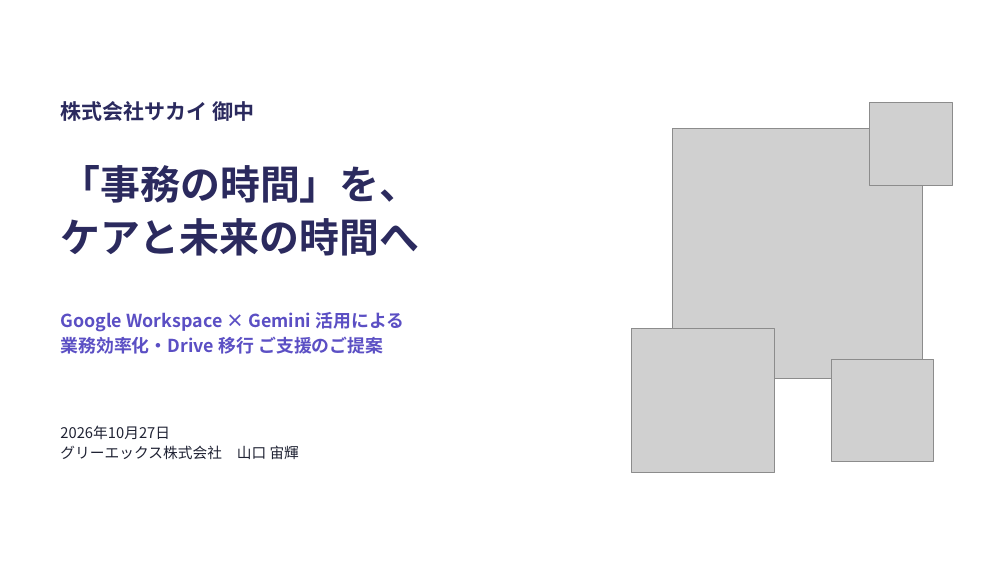
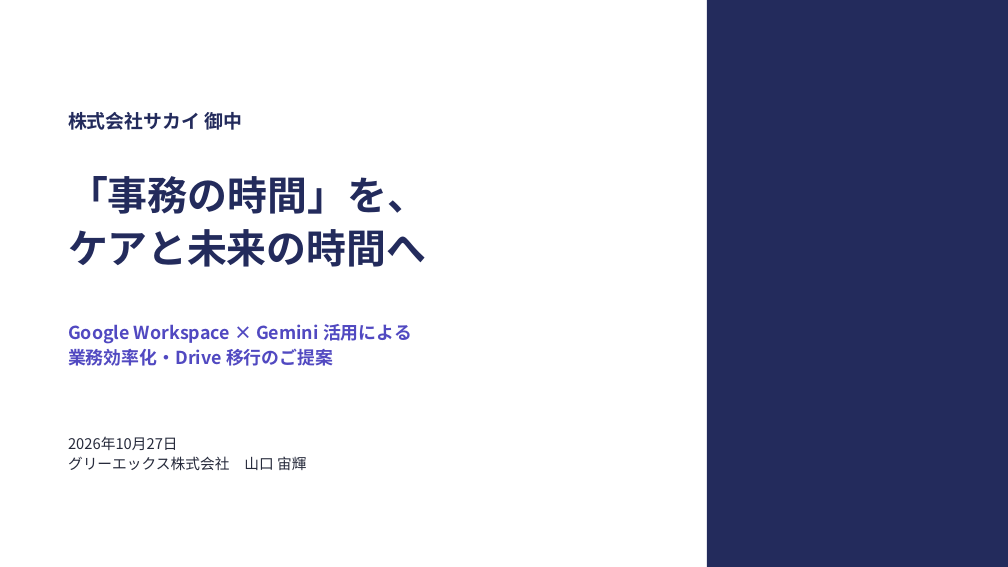
Before and after one commit to hjack0703/sakai, a slide deck: slide 1 of docs/20261027_サカイ様向けご提案_GREEX.pptx. Drawn at 1008x567 pixels with LibreOffice and Linux fonts; fonts in the diff are those of the drawing; grey boxes stand for pictures. Boxes give left, top, right and bottom in pixels: in the first picture for what was removed or moved away, otherwise in the second. Text is boxed around its words. In the diff, an @@ line names an element or a change of style, - is before the commit and + after.

```diff
--- a/docs/20261027_サカイ様向けご提案_GREEX.pptx
+++ b/docs/20261027_サカイ様向けご提案_GREEX.pptx
@@ rectangle added at (707, 0, 1008, 567), fill #232B5C @@
@@ text "株式会社サカイ 御中": place and size @@
-text "株式会社サカイ 御中" at (60, 101, 254, 121)
+text "株式会社サカイ 御中" at (68, 112, 243, 130)
@@ text "株式会社サカイ 御中" at (68, 112, 243, 130): size 20 to 18 pt, text colour #2B2A5E to #232B5C @@
@@ picture removed at (870, 102, 953, 185) @@
@@ picture removed at (673, 129, 923, 378) @@
@@ title "「事務の時間」を、": place and size @@
-title "「事務の時間」を、" at (60, 165, 419, 256)
+title "「事務の時間」を、" at (68, 176, 427, 267)
@@ title "「事務の時間」を、" at (68, 176, 427, 267): text colour #2B2A5E to #232B5C @@
@@ text at (68, 324, 412, 344): text colour #5B4FC4 to #5149C1 in "Google Workspace × Gemini 活用による" @@
@@ text "Google Workspace × Gemini 活用による": place and size @@
-text "Google Workspace × Gemini 活用による" at (60, 312, 405, 354)
+text "Google Workspace × Gemini 活用による" at (68, 324, 412, 366)
@@ picture removed at (631, 329, 775, 473) @@
@@ text at (68, 349, 333, 366): text changed; text colour #5B4FC4 to #5149C1 @@
-業務効率化・Drive 移行 ご支援のご提案
+業務効率化・Drive 移行のご提案
@@ picture removed at (832, 359, 934, 461) @@
@@ text "2026年10月27日": place and size @@
-text "2026年10月27日" at (60, 425, 299, 459)
+text "2026年10月27日" at (68, 436, 306, 470)
@@ text "2026年10月27日" at (68, 436, 306, 470): text colour #1F2233 to #262A3B @@
```
Also in this commit, not shown: 25 other slides changed, 9 slides removed, 5 other files.
